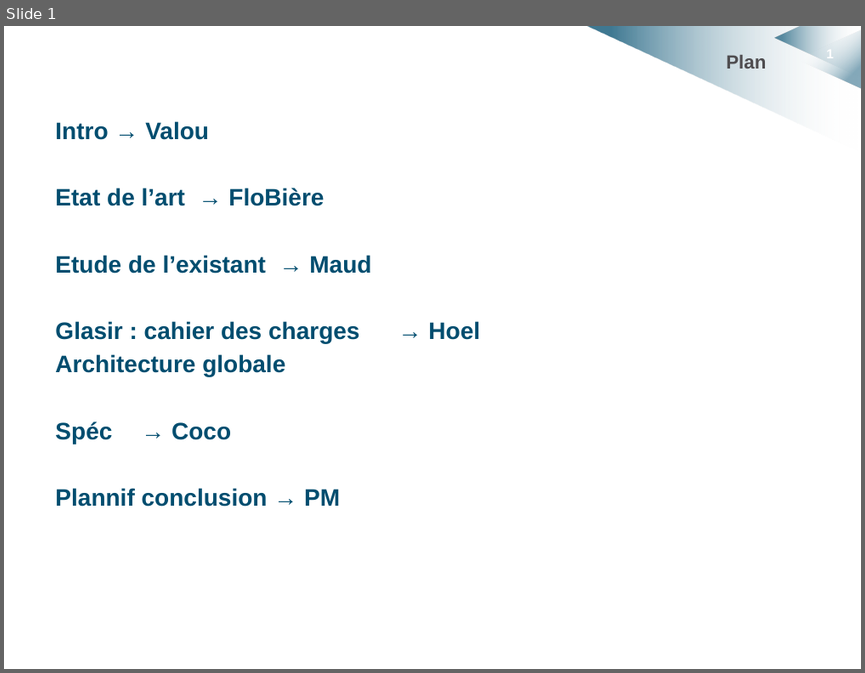
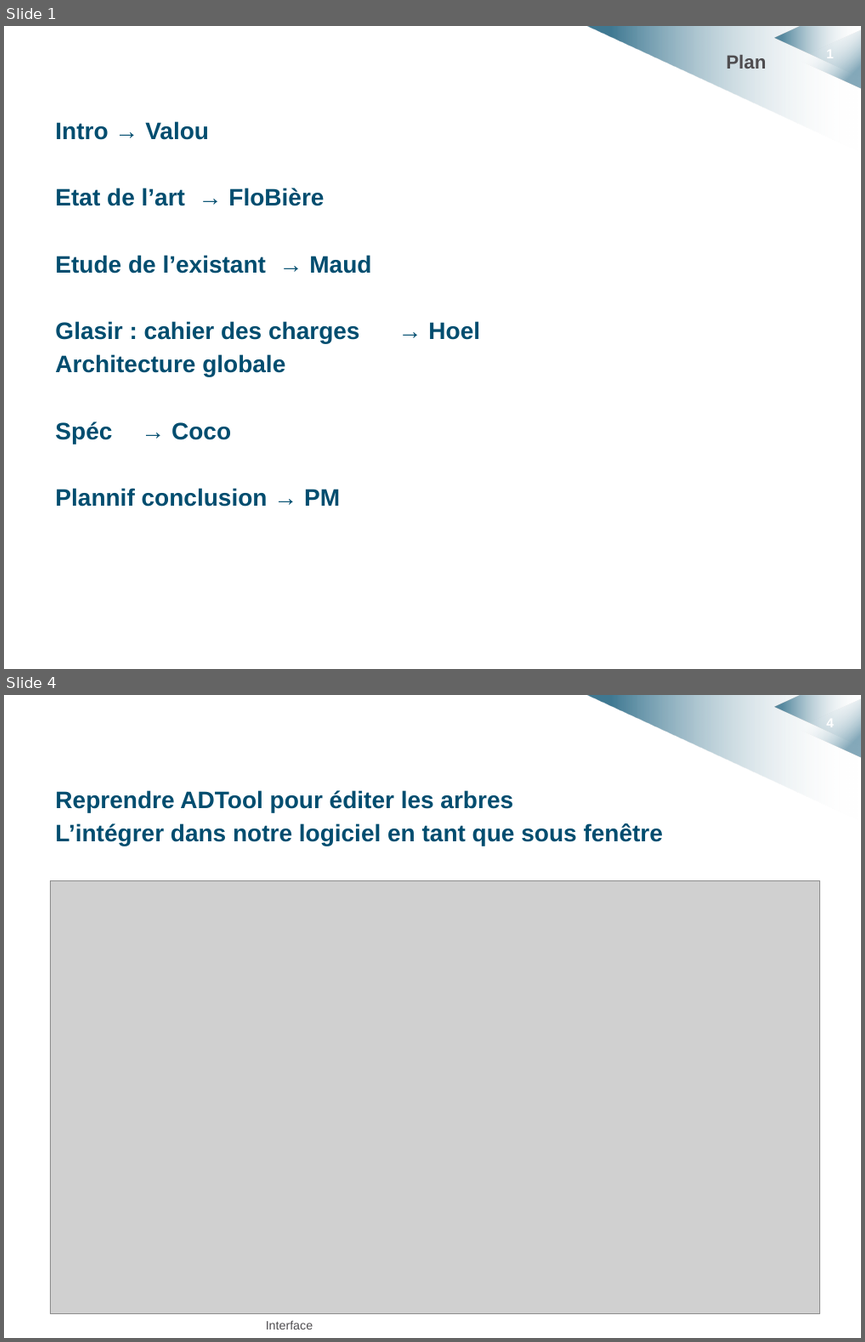
Before and after one commit to HKervadec/korrigolo, a slide deck: soutenances/projet_decembre/cahier_charges.pptx. Shown one above the other, each under a label of ours: slide 1 before the commit, slides 1 and 4 after it; the slides between them are not shown. The pictures are 865x673 and 865x1342 pixels, drawn with LibreOffice and Linux fonts; fonts in the diff are those of the drawing; grey boxes stand for pictures; background and template pictures are left out. Boxes give left, top, right and bottom in pixels: in the first picture for what was removed or moved away, otherwise in the second. Text is boxed around its words. In the diff, an @@ line names an element or a change of style, - is before the commit and + after.

```diff
--- a/soutenances/projet_decembre/cahier_charges.pptx
+++ b/soutenances/projet_decembre/cahier_charges.pptx
@@ slide 4 added at bbox=[4, 695, 861, 1338], background #FFFFFF; not listed: 4 template elements that a slide beside it also shows @@
@@ text added at bbox=[55, 790, 663, 845], 20 pt, text #004D6F, bold @@
+Reprendre ADTool pour éditer les arbres
+L’intégrer dans notre logiciel en tant que sous fenêtre
@@ picture added at bbox=[50, 881, 820, 1314] @@
@@ text added at bbox=[266, 1320, 313, 1329], 10.2 pt, text #4F4D50 @@
+Interface
```
Also in this commit, not shown: 3 other slides added, 2 other files.
